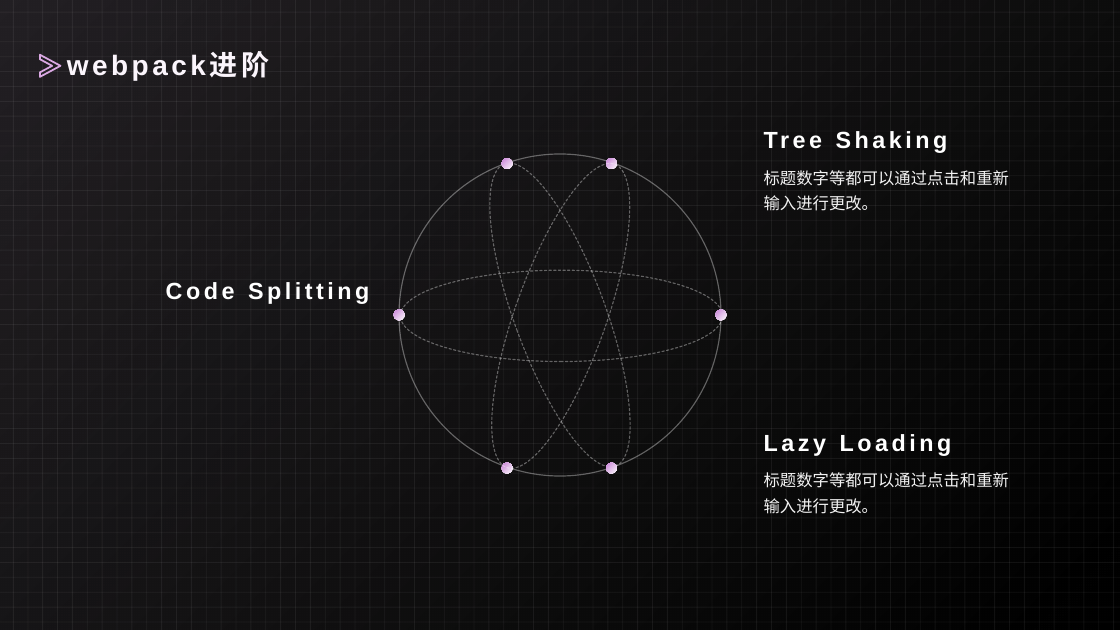
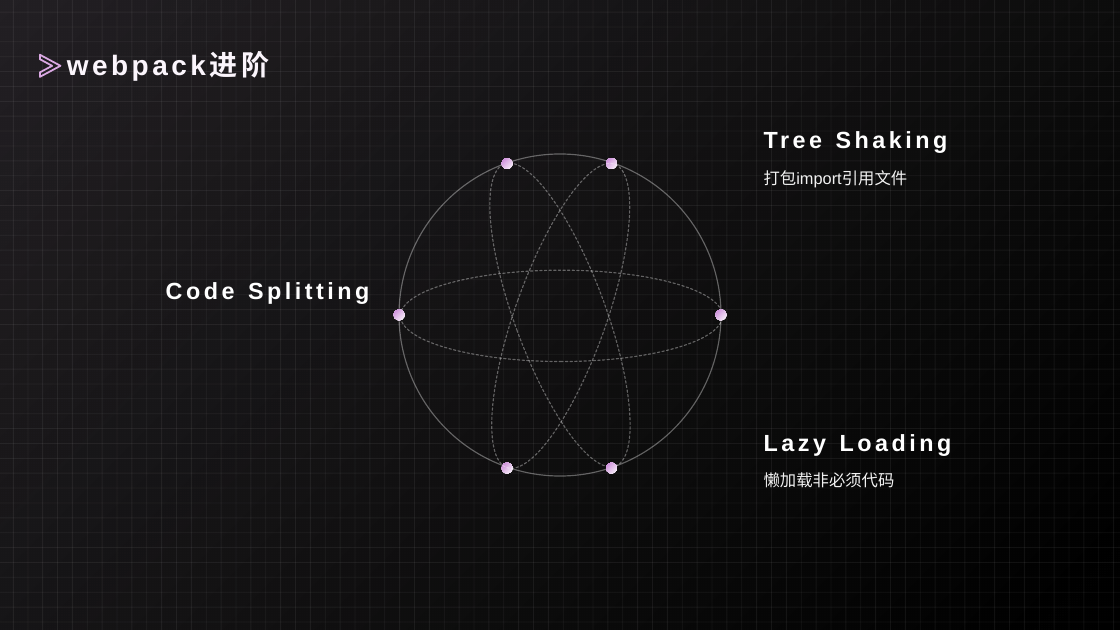
Before and after one commit to hahaniu666/webpack-react, a slide deck: slide 9 of webpack配置介绍.pptx. Drawn at 1120x630 pixels with LibreOffice and Linux fonts; fonts in the diff are those of the drawing; background and template pictures are left out. Boxes give left, top, right and bottom in pixels: in the first picture for what was removed or moved away, otherwise in the second. Text is boxed around its words. In the diff, an @@ line names an element or a change of style, - is before the commit and + after.

```diff
--- a/webpack配置介绍.pptx
+++ b/webpack配置介绍.pptx
@@ text at (764, 170, 908, 188): text changed @@
-标题数字等都可以通过点击和重新输入进行更改。
+打包import引用文件
@@ text at (764, 472, 895, 488): text changed @@
-标题数字等都可以通过点击和重新输入进行更改。
+懒加载非必须代码
```
Also in this commit, not shown: 1 slide removed, 42 other files.
